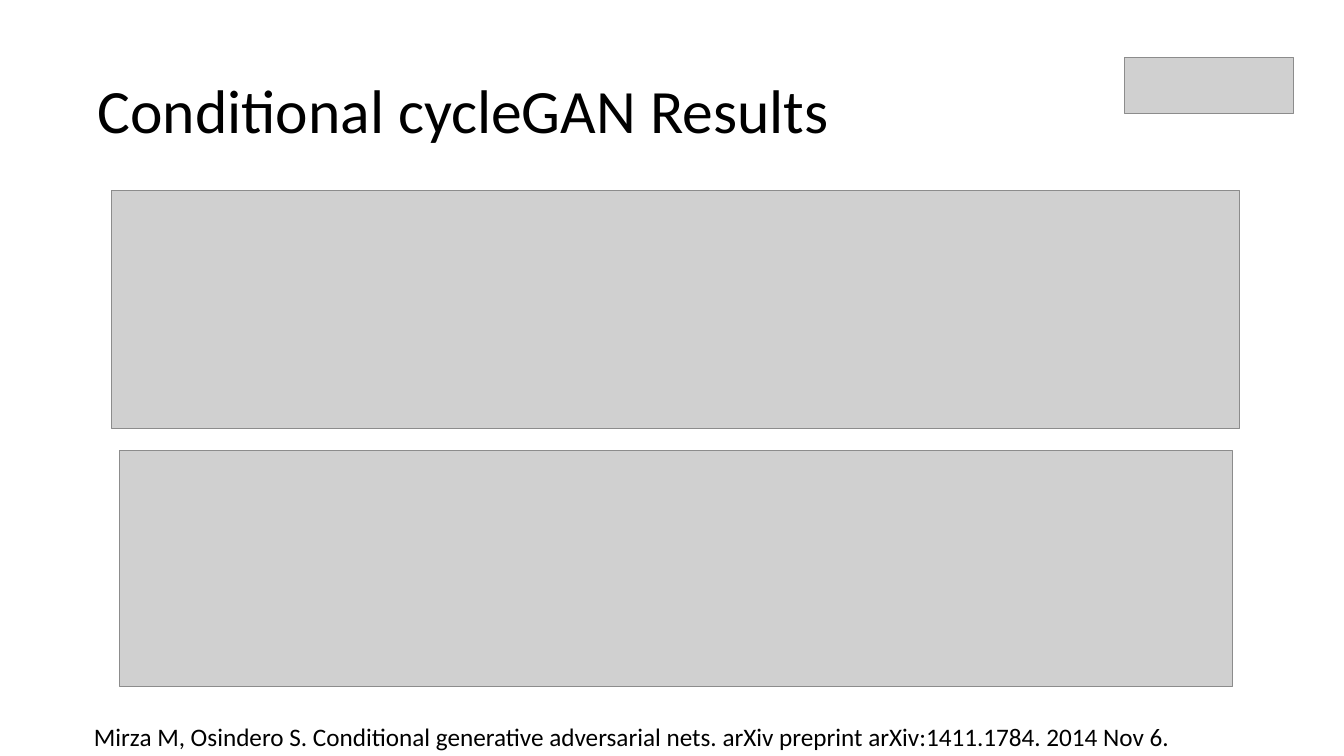
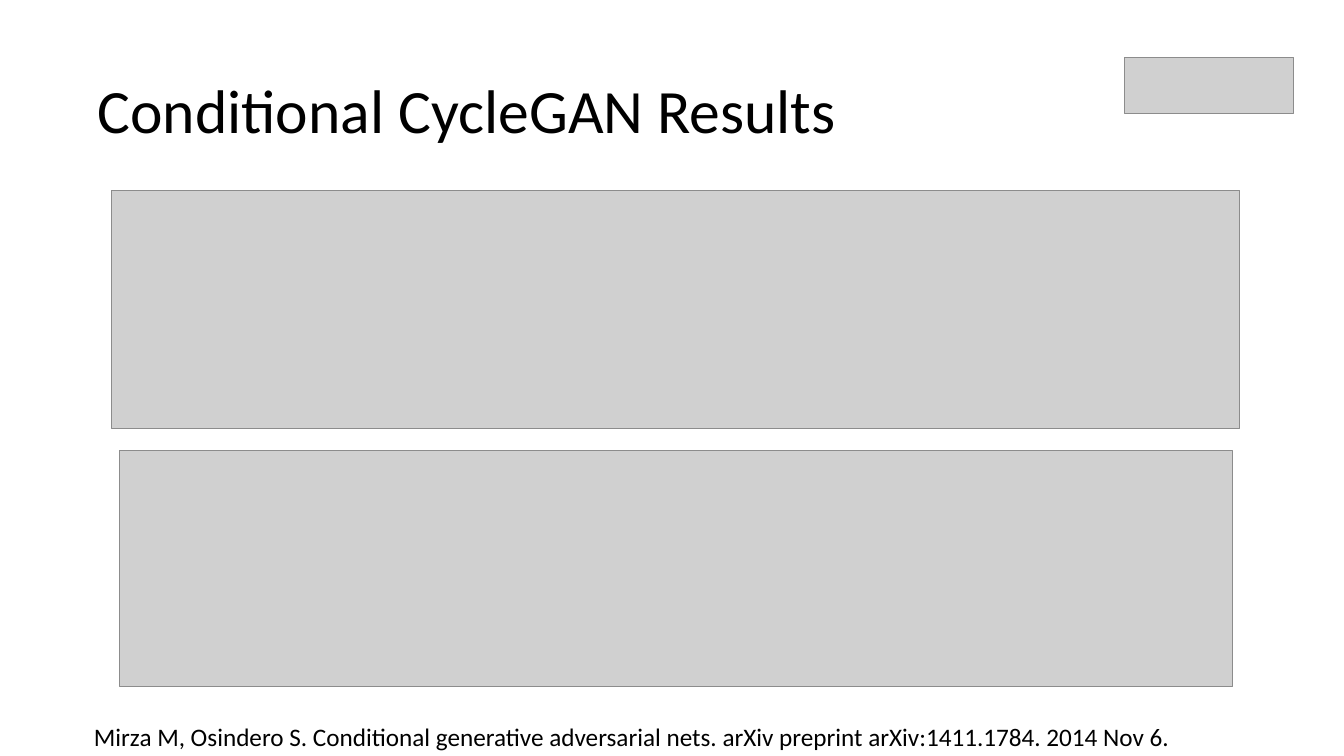
Before and after one commit to fs2019-atml/face-to-cartoon, a slide deck: slide 9 of Presentation_FaceToCartoon.pptx. Drawn at 1344x756 pixels with LibreOffice and Linux fonts; fonts in the diff are those of the drawing; grey boxes stand for pictures. Boxes give left, top, right and bottom in pixels: in the first picture for what was removed or moved away, otherwise in the second. Text is boxed around its words. In the diff, an @@ line names an element or a change of style, - is before the commit and + after.

```diff
--- a/Presentation_FaceToCartoon.pptx
+++ b/Presentation_FaceToCartoon.pptx
@@ title at bbox=[97, 90, 835, 143]: text changed @@
-Conditional cycleGAN Results
+Conditional CycleGAN Results
```
Also in this commit, not shown: 4 other slides changed, 1 other file.
